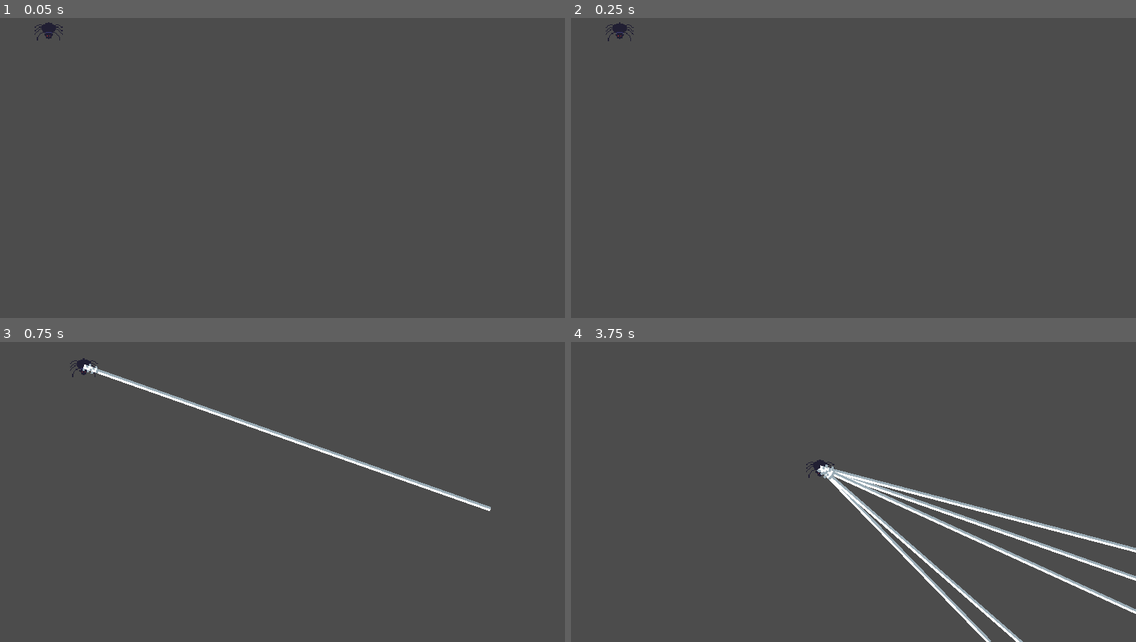
Above: before the commit, frames 1-4 (two rows, left to right).
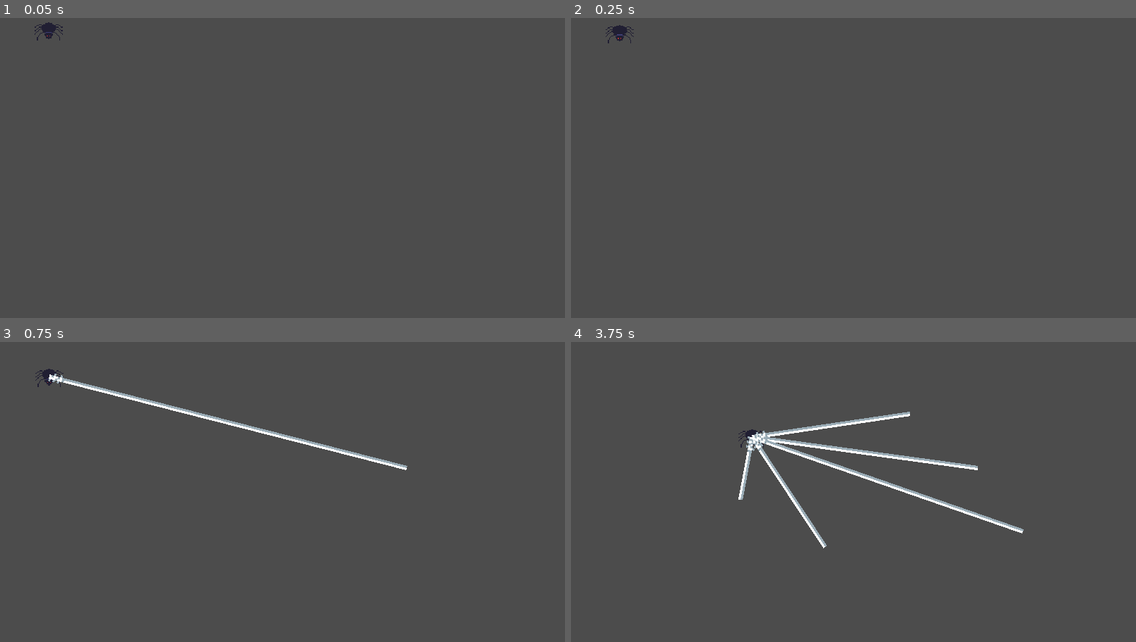
Above: after the commit, the same moments.

Repository: Heckin-Doggo/gmtk-game
Game: Godot game, scene res://levels/TestLevel.tscn
The game is run twice, just before and just after one commit, with the same random seed, the same clock (stepped at 60 frames per second) and the same inputs.
Inputs (mouse positions are in pixels of both pictures, inside the frame that each line leads up to):
- Up to frame 1 (0.05 s): no input
- Up to frame 2 (0.25 s): no input
- Up to frame 3 (0.75 s): move the mouse to (406, 468) at 0.52 s; click (406, 468) at 0.67 s
- Up to frame 4 (3.75 s): move the mouse to (740, 498) at 1.27 s; click (740, 498) at 1.42 s; move the mouse to (910, 414) at 2.02 s; click (910, 414) at 2.17 s; move the mouse to (825, 546) at 2.77 s; click (825, 546) at 2.92 s; move the mouse to (1023, 531) at 3.52 s; click (1023, 531) at 3.67 s

Frame 1 is identical in both runs. In frame 2, 0.1% of the frame differs, in the area x 6-12%, y 1-9%; in frame 3, 2.1%; in frame 4, 5.9%, in the area x 29-100%, y 23-100%.

Commit message:
webhooks work!

Diff:
--- a/game/Player.gd
+++ b/game/Player.gd
@@ -1,27 +1,27 @@
 extends RigidBody2D
 
 var Web = preload("res://scenes/Webshot.tscn")
-
-var velocity = Vector2.ZERO
 #the directions of the strings
 var webhooks = []
 
 func _physics_process(delta):
+	var velocity = Vector2.ZERO
 	#loops over each webhook
 	for webhook in webhooks:
+		webhook.points[0] = position
 		#Gets the end of the strings position and the vector to that position
 		var hook_point = webhook.points[1]
 		var pull = hook_point - position
 		#adds that vector to the velocity
 		velocity = velocity + pull
 
-	set_linear_velocity(velocity)
+	set_applied_force(velocity)
 
 #Adds a line2d webhook and adds it to the array of current webhooks
 func shoot_web(hook_position):
 	var new_webhook = Web.instance()
 	new_webhook.points[1] = hook_position
-	add_child(new_webhook)
+	get_parent().add_child(new_webhook)
 	webhooks.append(new_webhook)
 
 func _unhandled_input(event):
--- a/game/levels/TestLevel.tscn
+++ b/game/levels/TestLevel.tscn
@@ -6,3 +6,4 @@
 
 [node name="Player" parent="." instance=ExtResource( 1 )]
 position = Vector2( 55, 33 )
+linear_damp = 0.25
